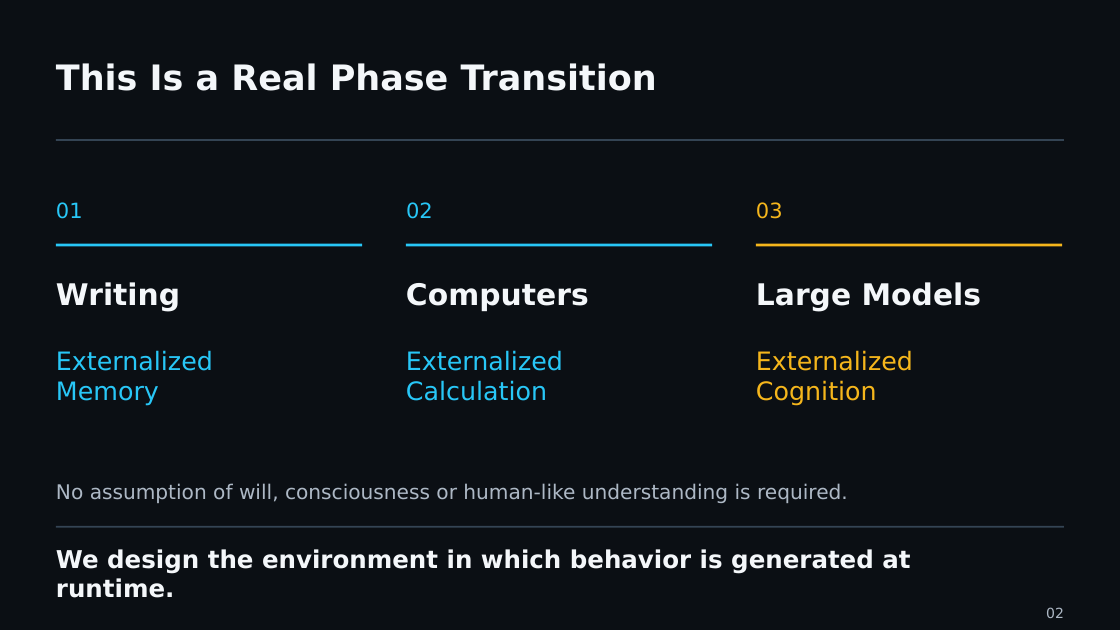
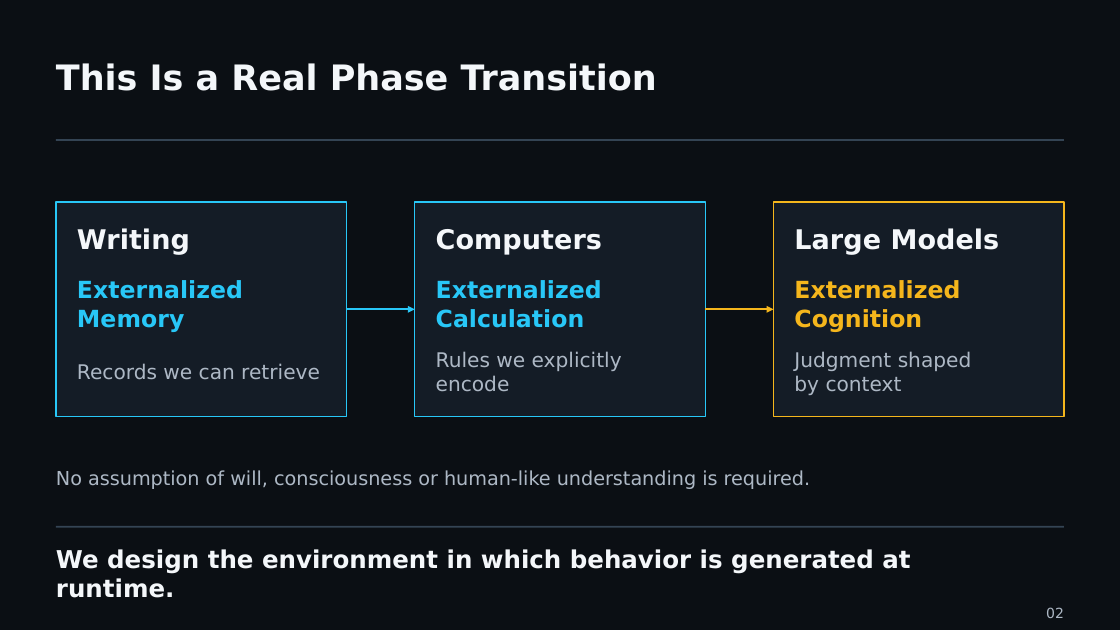
Before and after one commit to UncertaintyArchitectureGroup/uncertainty-architecture, a slide deck: slide 2 of assets/presentations/pmday-2026/ai-changes-both-sides.pptx. Drawn at 1120x630 pixels with LibreOffice and Linux fonts; fonts in the diff are those of the drawing. Boxes give left, top, right and bottom in pixels: in the first picture for what was removed or moved away, otherwise in the second. Text is boxed around its words. In the diff, an @@ line names an element or a change of style, - is before the commit and + after.

```diff
--- a/assets/presentations/pmday-2026/ai-changes-both-sides.pptx
+++ b/assets/presentations/pmday-2026/ai-changes-both-sides.pptx
@@ text removed at (56,202,83,219) @@
-01
@@ rectangle added at (56,202,347,417), fill #141C26, outline #28C7F7 1.13 pt @@
@@ text removed at (406,202,433,219) @@
-02
@@ rectangle added at (415,202,706,417), fill #141C26, outline #28C7F7 1.13 pt @@
@@ text removed at (756,202,783,219) @@
-03
@@ rectangle added at (774,202,1065,417), fill #141C26, outline #F5B61C 1.13 pt @@
@@ text "Writing": place and size @@
-text "Writing" at (56,282,180,312)
+text "Writing" at (77,228,190,255)
@@ text "Computers": place and size @@
-text "Computers" at (406,283,589,312)
+text "Computers" at (436,229,602,255)
@@ size 25.5 to 23.2 pt in 3 elements at (436,229,602,255), (77,228,190,255), (794,228,1000,255) @@
@@ text "Large Models": place and size @@
-text "Large Models" at (756,282,982,312)
+text "Large Models" at (794,228,1000,255)
@@ line removed from (56, 245) to (362, 245) @@
@@ line removed from (406, 245) to (712, 245) @@
@@ line removed from (756, 245) to (1063, 245) @@
@@ text "Externalized": place and size @@
-text "Externalized" at (56,350,213,406)
+text "Externalized" at (77,280,243,332)
@@ text "Externalized": place and size @@
-text "Externalized" at (406,350,563,401)
+text "Externalized" at (436,280,602,328)
@@ size 21.8 to 20.2 pt, bold on in 3 elements at (436,280,602,328), (77,280,243,332), (794,280,960,332) @@
@@ text "Externalized": place and size @@
-text "Externalized" at (756,350,913,406)
+text "Externalized" at (794,280,960,332)
@@ arrow added from (346, 309) to (415, 309), #28C7F7 1.73 pt @@
@@ arrow added from (706, 309) to (774, 309), #F5B61C 1.73 pt @@
@@ text added at (436,351,622,391), 17.2 pt, text #ADB8C5 @@
+Rules we explicitly encode
@@ text added at (794,351,972,395), 17.2 pt, text #ADB8C5 @@
+Judgment shaped
+by context
@@ text added at (77,363,320,380), 17.2 pt, text #ADB8C5 @@
+Records we can retrieve
@@ text "No assumption of will, consciousness ...": place and size @@
-text "No assumption of will, consciousness ..." at (56,483,848,503)
+text "No assumption of will, consciousness ..." at (56,470,810,489)
@@ text "No assumption of will, consciousness ..." at (56,470,810,489): size 17.2 to 16.5 pt @@
```
Also in this commit, not shown: 2 other slides changed, 1 slide added, 1 slide removed, 24 other files.
